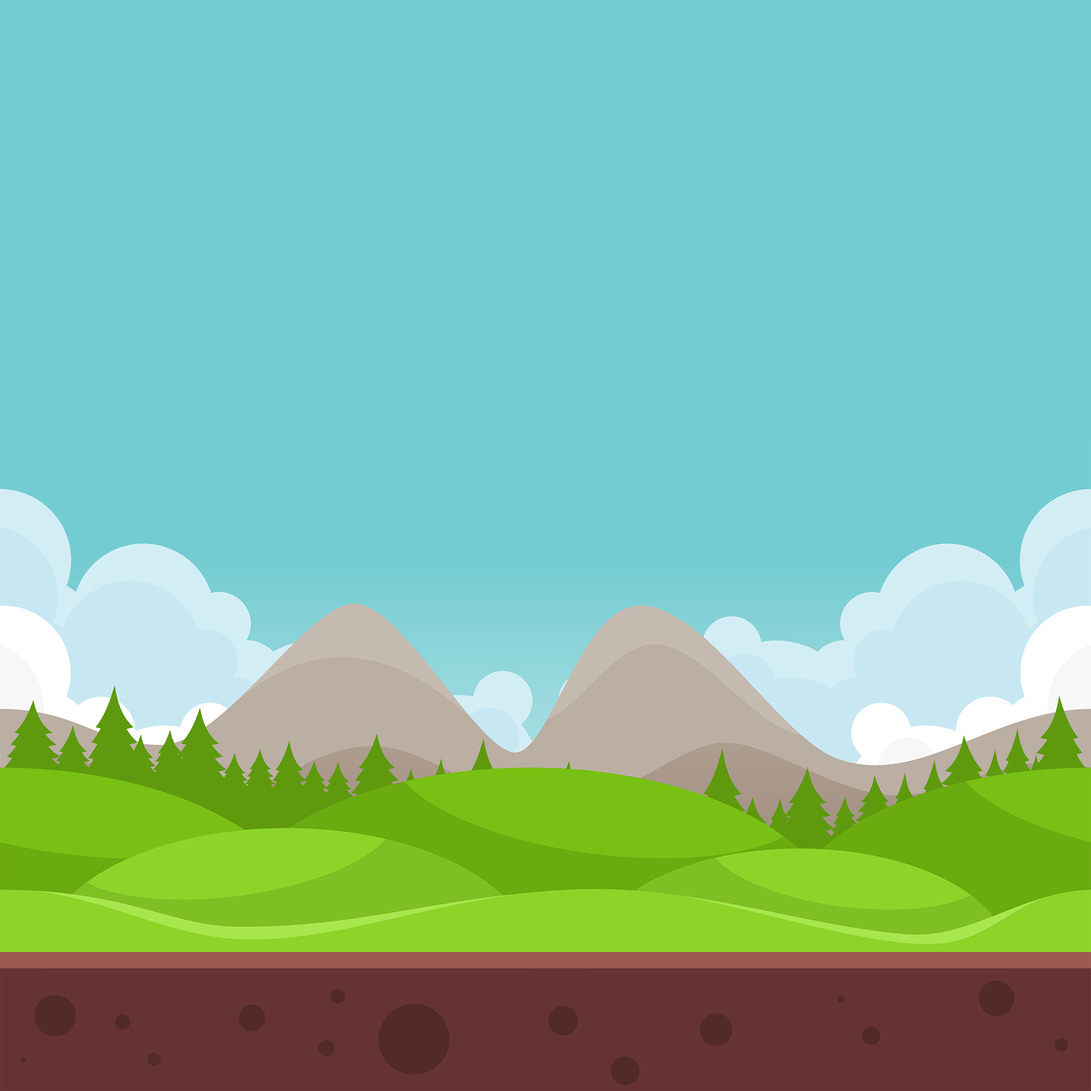
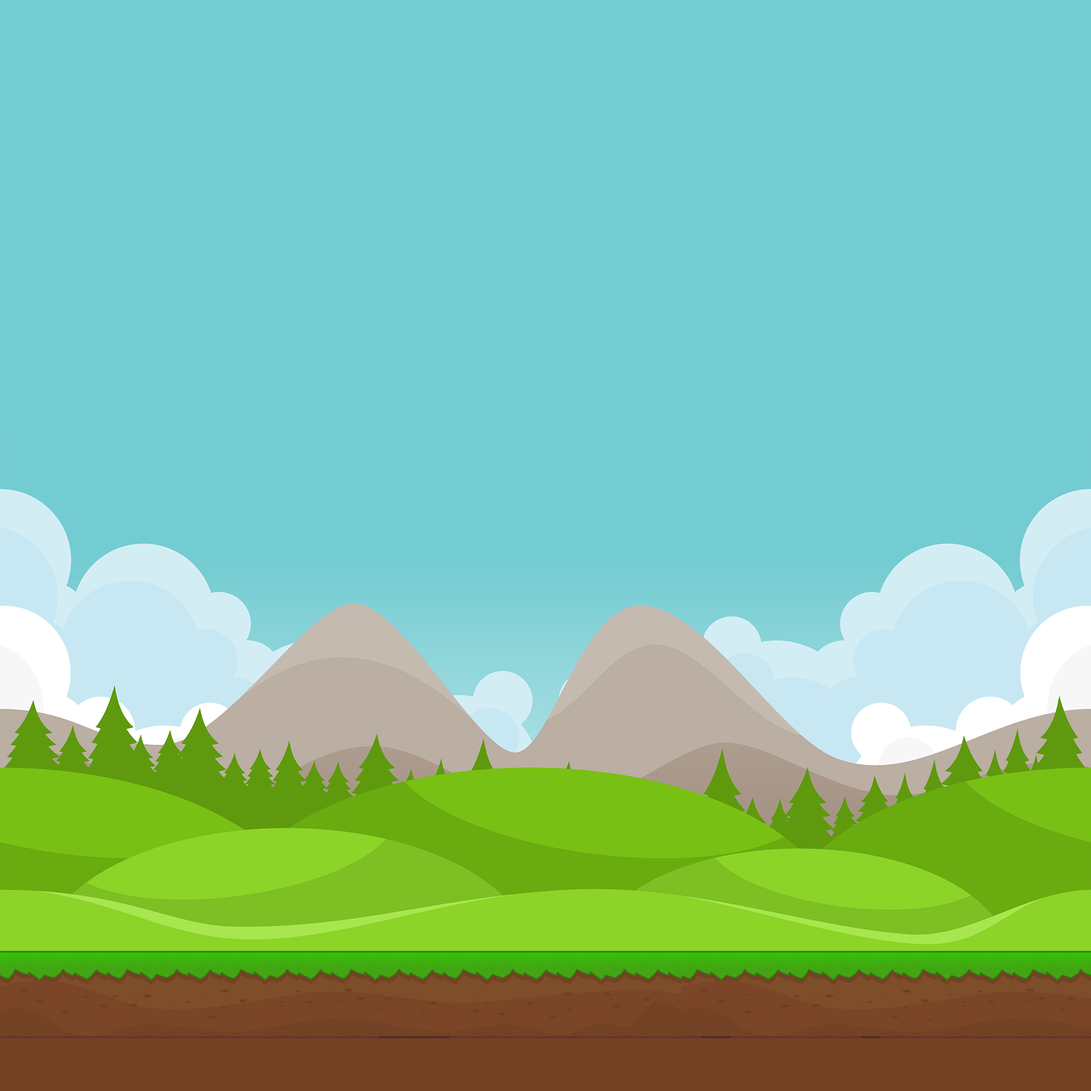
Layers edited between the first and the second 1091px x 1091px image:
added layer "Dropped Buffer #1" above "Dropped Buffer" over [0, 438, 1091, 1091]
